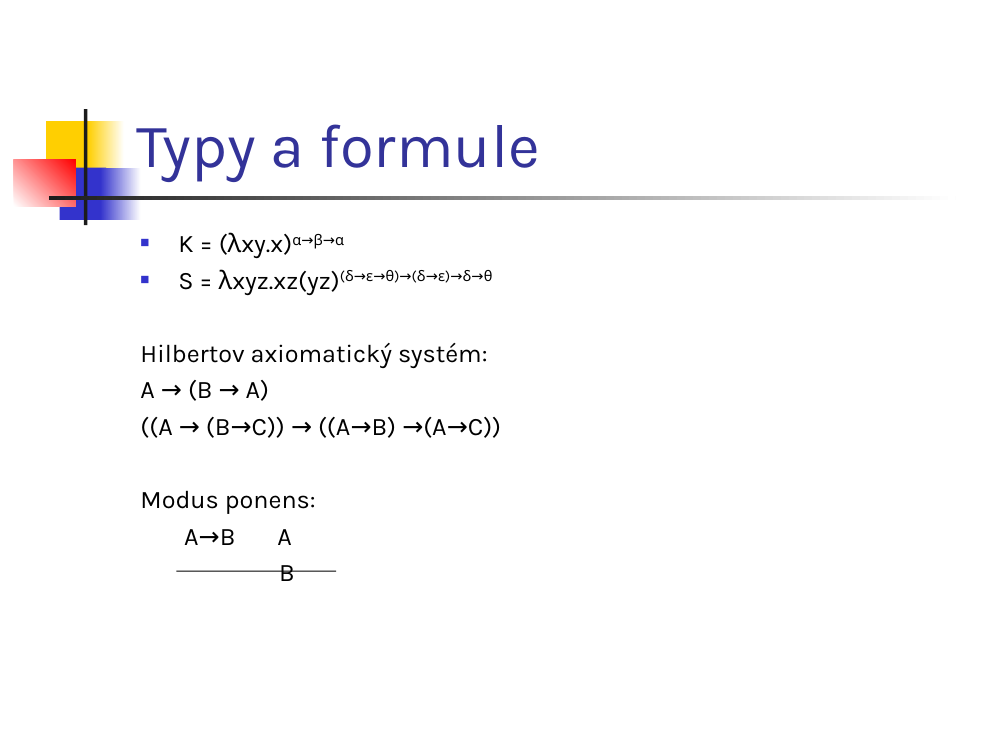
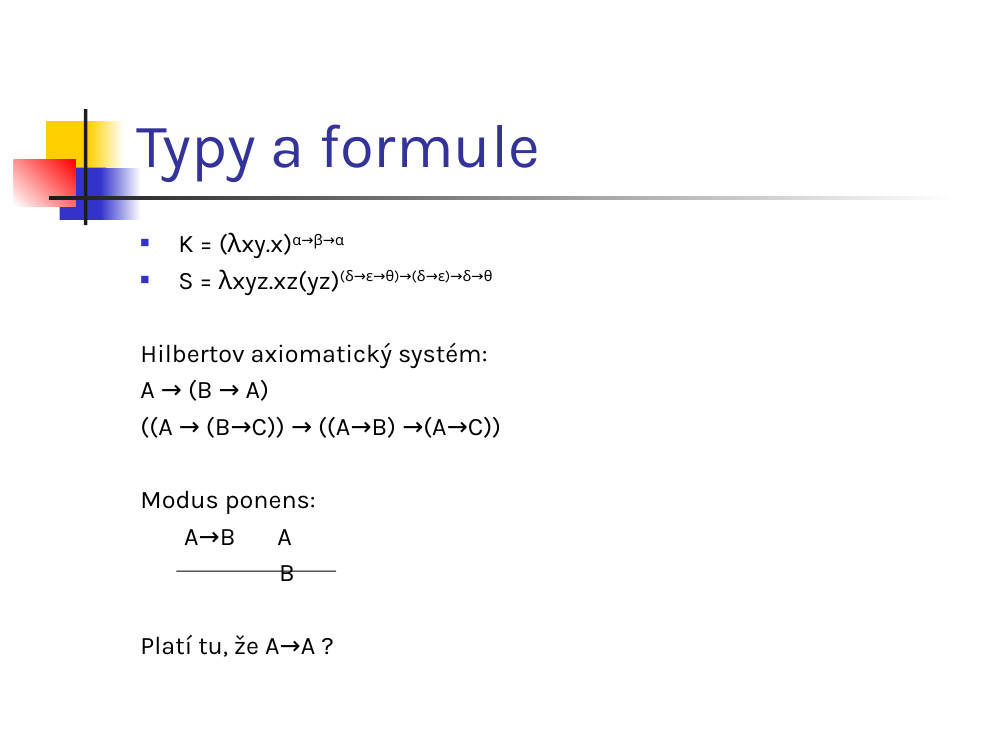
Before and after one commit to Funkcionalne/Prednasky, a slide deck: slide 21 of 08/08_fpro.ppt. Drawn at 1008x756 pixels with LibreOffice and Linux fonts; fonts in the diff are those of the drawing. Boxes give left, top, right and bottom in pixels: in the first picture for what was removed or moved away, otherwise in the second. Text is boxed around its words. In the diff, an @@ line names an element or a change of style, - is before the commit and + after.

```diff
--- a/08/08_fpro.ppt
+++ b/08/08_fpro.ppt
@@ text at [140, 635, 315, 657]: paragraph added @@
+Platí tu, že A→A ?
```
Also in this commit, not shown: 5 other slides changed, 1 slide added, 1 other file.
